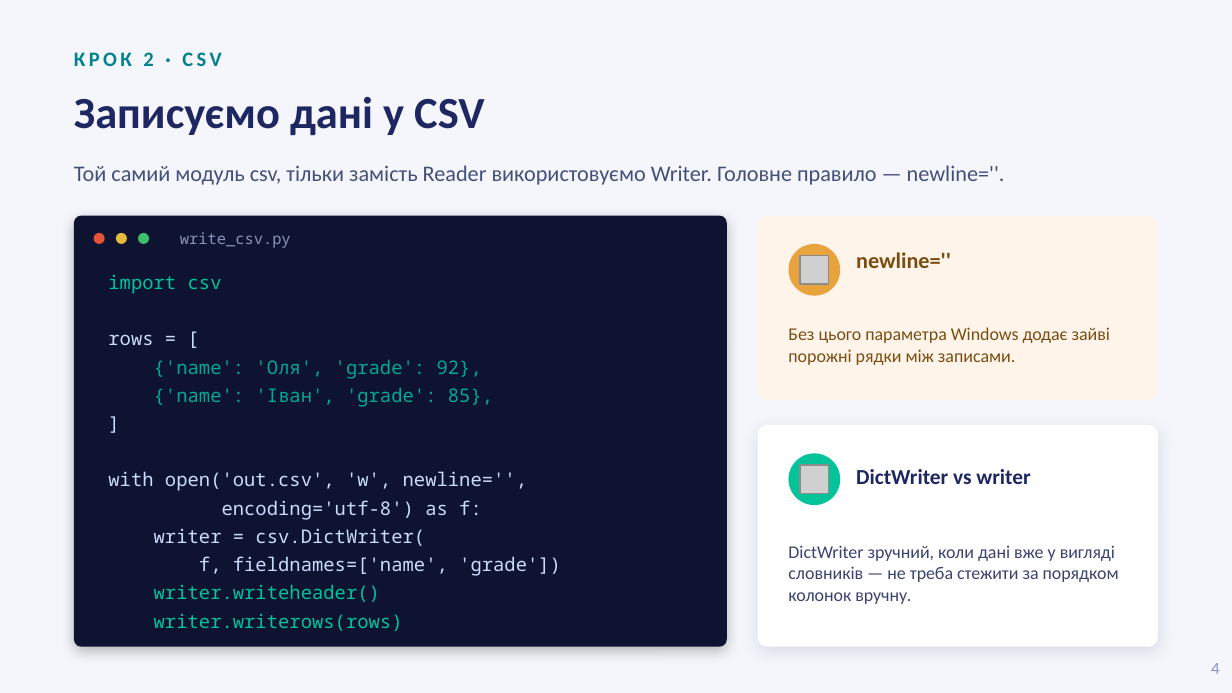
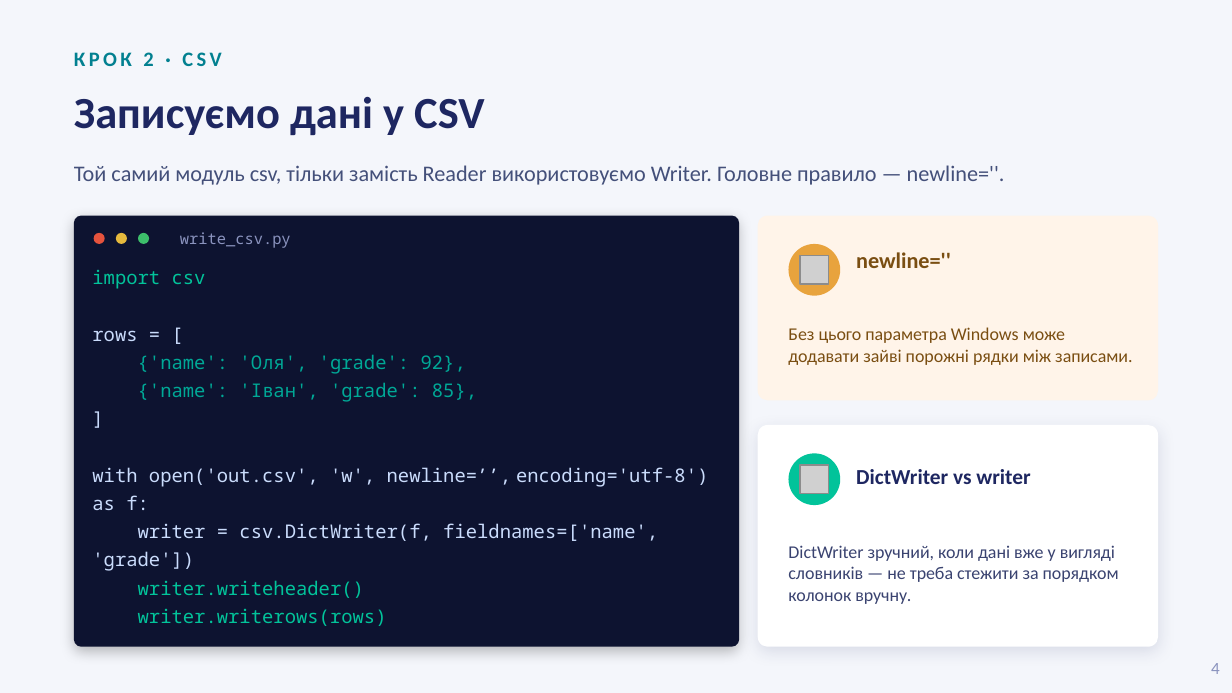
Before and after one commit to dmitriy-shtefan/python-course, a slide deck: slide 4 of заняття_16/CSV_and_JSON_in_Python.pptx. Drawn at 1232x693 pixels with LibreOffice and Linux fonts; fonts in the diff are those of the drawing; grey boxes stand for pictures. Boxes give left, top, right and bottom in pixels: in the first picture for what was removed or moved away, otherwise in the second. Text is boxed around its words. In the diff, an @@ line names an element or a change of style, - is before the commit and + after.

```diff
--- a/заняття_16/CSV_and_JSON_in_Python.pptx
+++ b/заняття_16/CSV_and_JSON_in_Python.pptx
@@ rounded rectangle: place and size @@
-rounded rectangle at [74, 216, 727, 647]
+rounded rectangle at [74, 216, 739, 647]
@@ text "import csv": place and size @@
-text "import csv" at [108, 275, 561, 631]
+text "import csv" at [92, 270, 708, 626]
@@ text at [788, 327, 1132, 365]: text changed @@
-Без цього параметра Windows додає зайві порожні рядки між записами.
+Без цього параметра Windows може додавати зайві порожні рядки між записами.
@@ text at [92, 467, 708, 571]: text changed @@
-with open('out.csv', 'w', newline='',
-encoding='utf-8') as f:
-writer = csv.DictWriter(
-f, fieldnames=['name', 'grade'])
+with open('out.csv', 'w', newline=’’, encoding='utf-8') as f:
+writer = csv.DictWriter(f, fieldnames=['name', 'grade'])
```
Also in this commit, not shown: 1 other slide changed, 2 other files.
